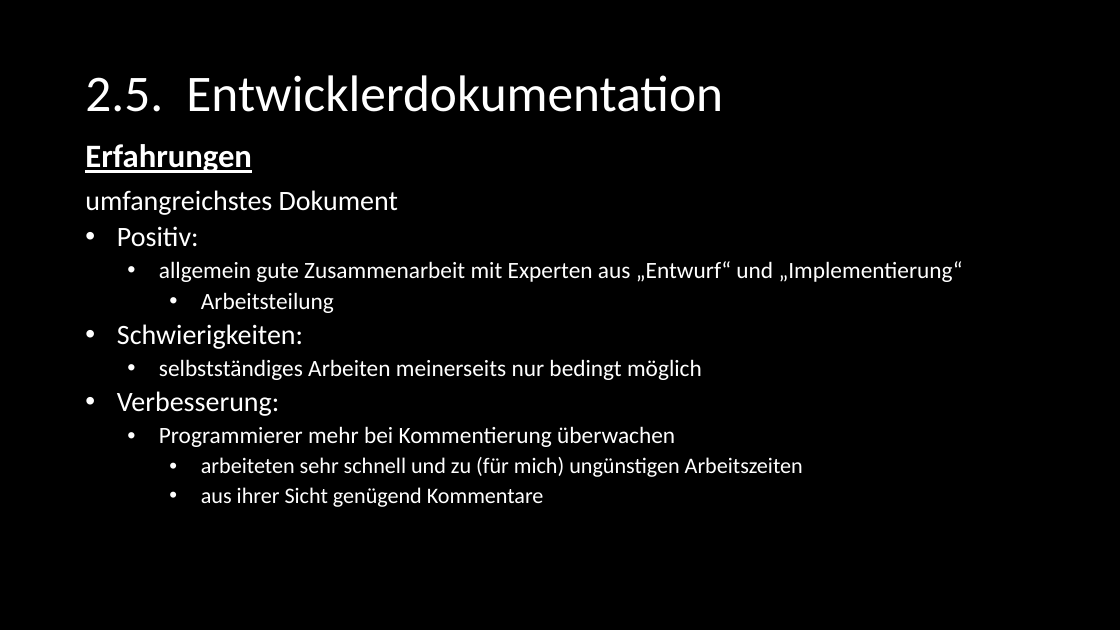
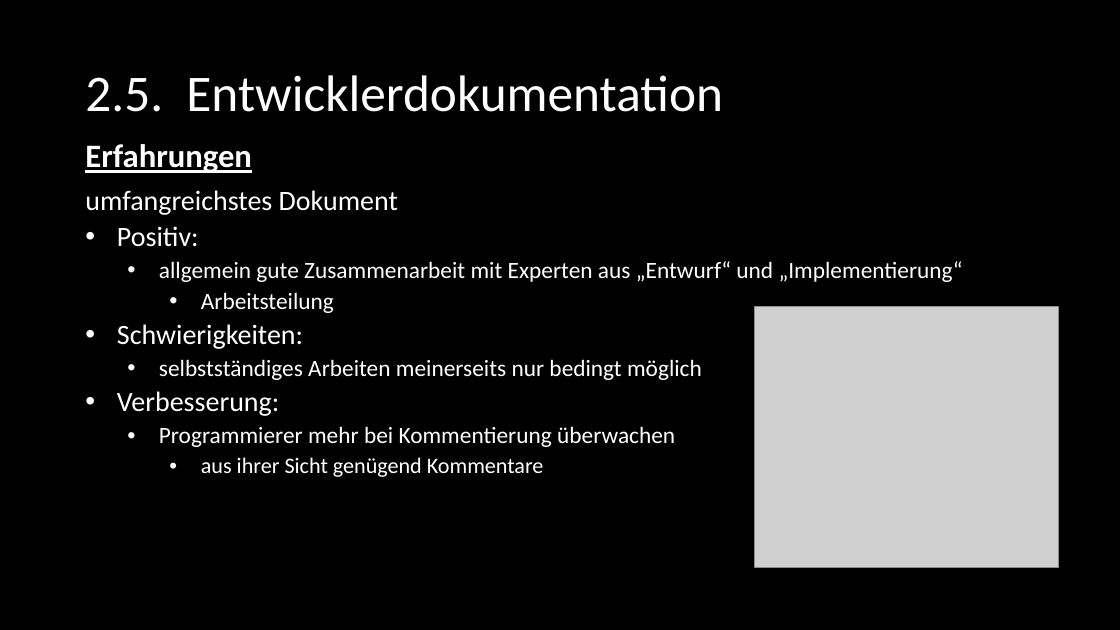
Before and after one commit to SE-Beleggruppe/Beleg_Planung, a slide deck: slide 16 of Präsentation/Felix - Dokumentation/SE_Dokumentation.pptx (slide 20 before the commit). Drawn at 1120x630 pixels with LibreOffice and Linux fonts; fonts in the diff are those of the drawing; grey boxes stand for pictures. Boxes give left, top, right and bottom in pixels: in the first picture for what was removed or moved away, otherwise in the second. Text is boxed around its words. In the diff, an @@ line names an element or a change of style, - is before the commit and + after.

```diff
--- a/Präsentation/Felix - Dokumentation/SE_Dokumentation.pptx
+++ b/Präsentation/Felix - Dokumentation/SE_Dokumentation.pptx
@@ picture added at <box>755,307,1060,567</box> @@
@@ text at <box>201,457,803,477</box>: paragraph removed @@
-              • arbeiteten sehr schnell und zu (für mich) ungünstigen Arbeitszeiten
```
Also in this commit, not shown: 9 other slides changed, 4 slides removed.
